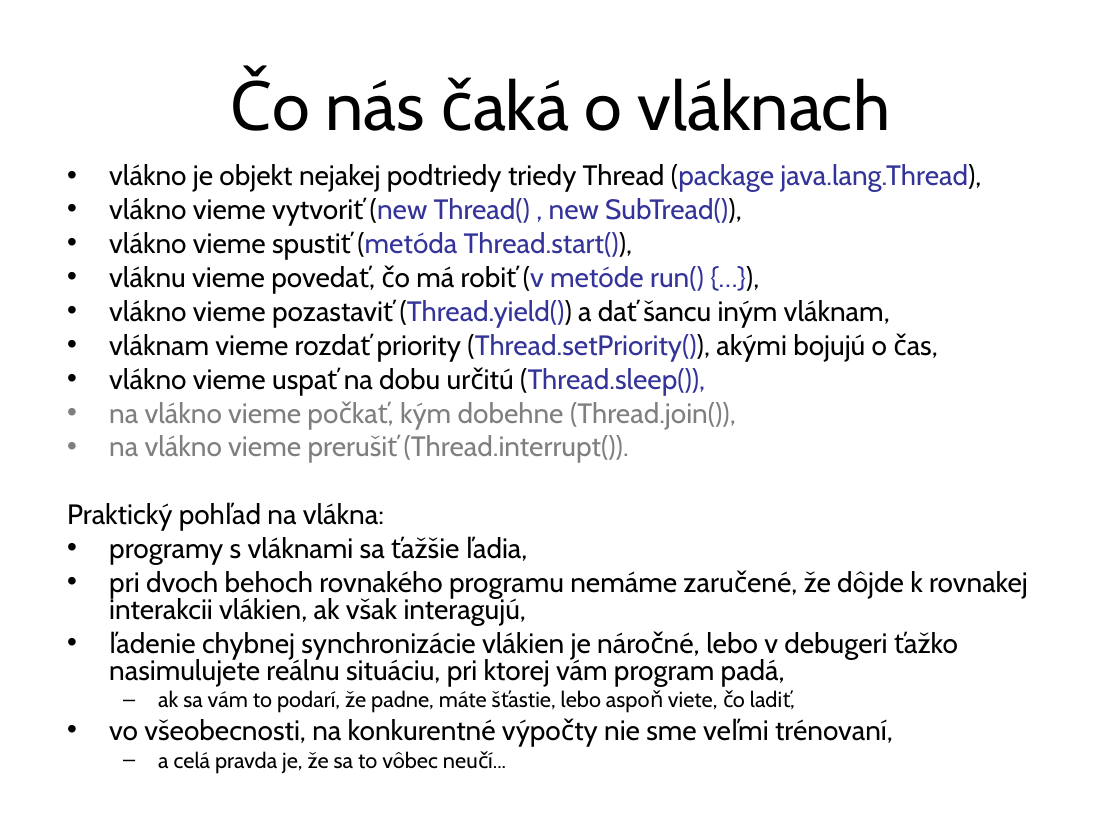
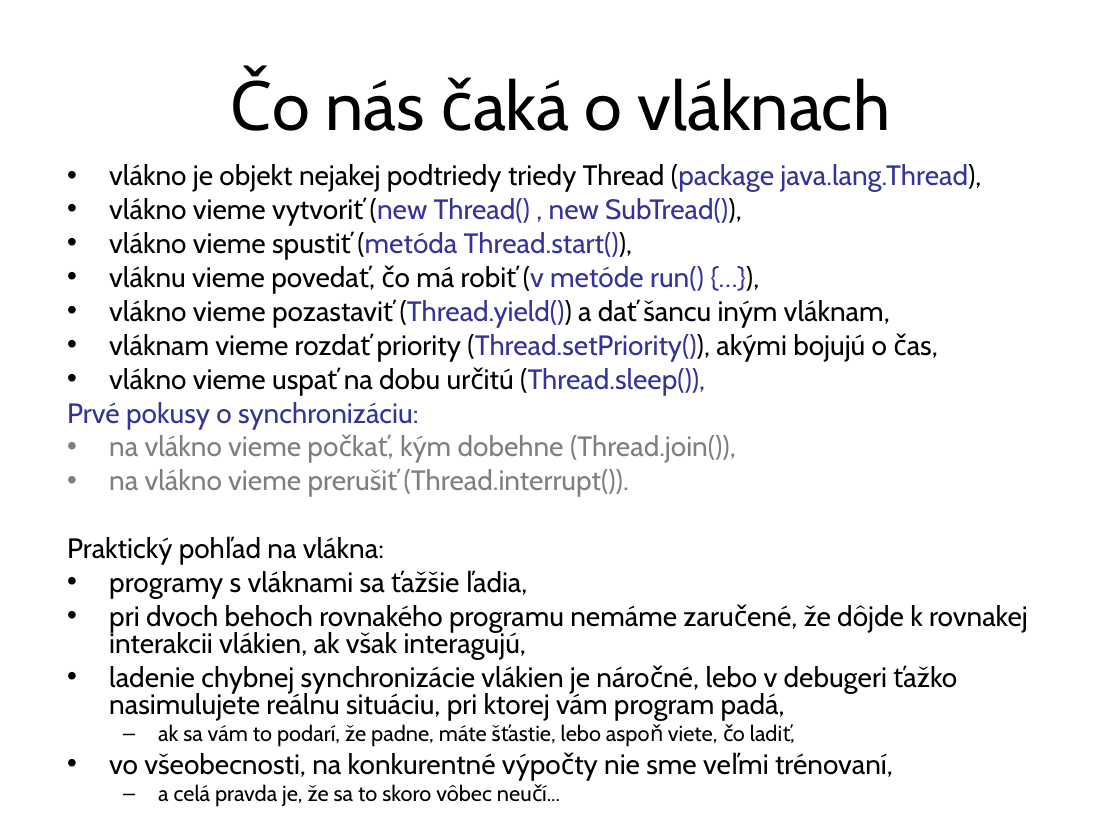
Before and after one commit to Programovanie4/Prednasky, a slide deck: slide 6 of 09/09_java.ppt (slide 3 before the commit). Drawn at 1120x840 pixels with LibreOffice and Linux fonts; fonts in the diff are those of the drawing. Boxes give left, top, right and bottom in pixels: in the first picture for what was removed or moved away, otherwise in the second. Text is boxed around its words. In the diff, an @@ line names an element or a change of style, - is before the commit and + after.

```diff
--- a/09/09_java.ppt
+++ b/09/09_java.ppt
@@ text at box(67, 402, 418, 429): paragraph added @@
+Prvé pokusy o synchronizáciu:
@@ text at box(109, 666, 887, 720): text changed @@
-• ľadenie chybnej synchronizácie vlákien je náročné, lebo v debugeri ťažko nasimulujete reálnu situáciu, pri ktorej vám program padá,
+• ladenie chybnej synchronizácie vlákien je náročné, lebo v debugeri ťažko nasimulujete reálnu situáciu, pri ktorej vám program padá,
@@ text at box(158, 784, 492, 807): text changed @@
-  – a celá pravda je, že sa to vôbec neučí...
+  – a celá pravda je, že sa to skoro vôbec neučí...
```
Also in this commit, not shown: 11 other slides changed, 11 slides added, 4 other files.
